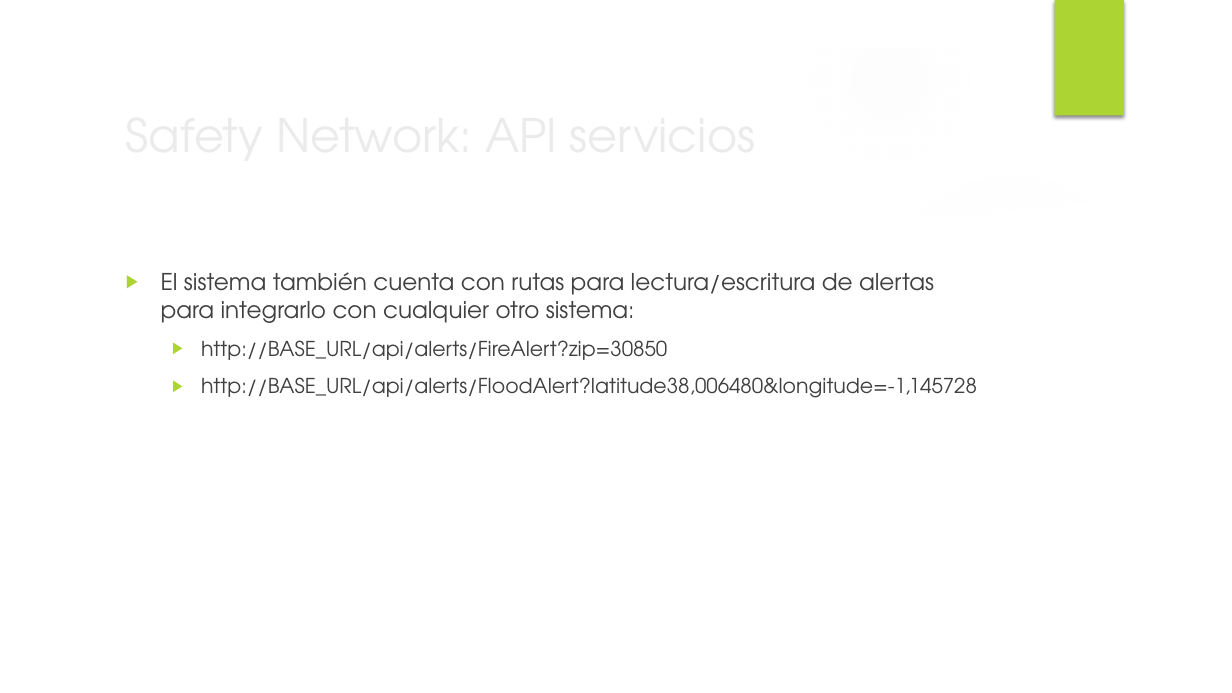
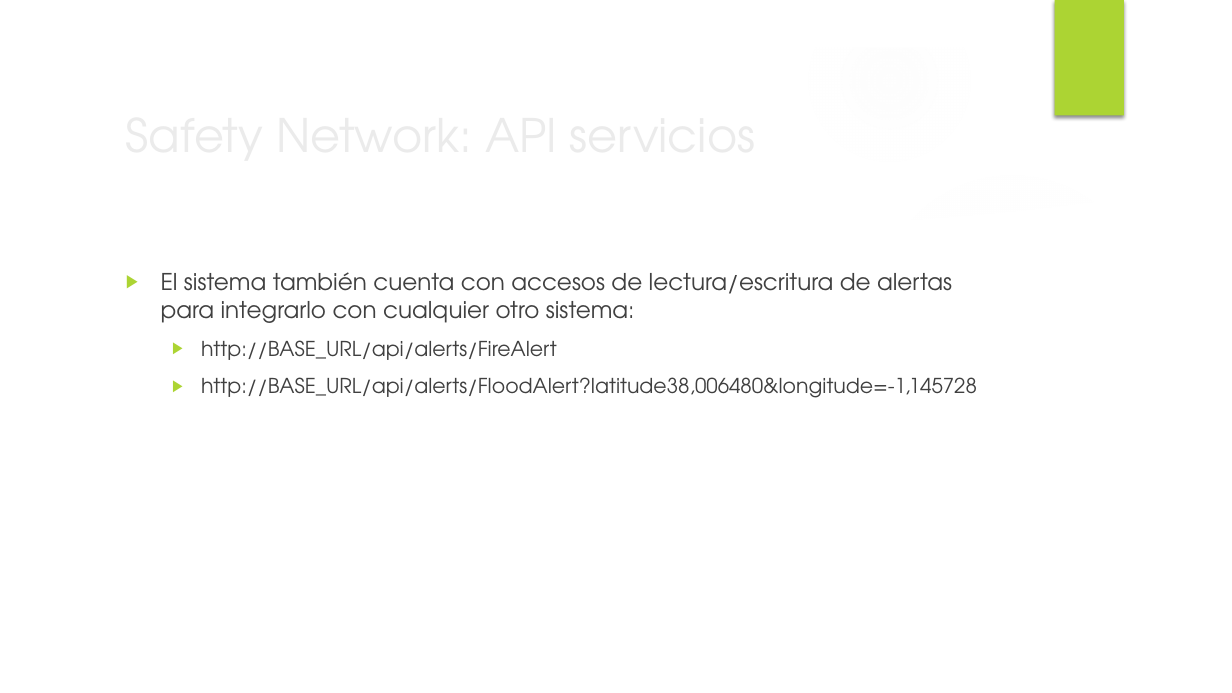
Before and after one commit to javieraviles/spaceappschallenge, a slide deck: slide 9 of Documentation/project_slide.pptx. Drawn at 1232x693 pixels with LibreOffice and Linux fonts; fonts in the diff are those of the drawing; background and template pictures are left out. Boxes give left, top, right and bottom in pixels: in the first picture for what was removed or moved away, otherwise in the second. Text is boxed around its words. In the diff, an @@ line names an element or a change of style, - is before the commit and + after.

```diff
--- a/Documentation/project_slide.pptx
+++ b/Documentation/project_slide.pptx
@@ text at [161,272,952,360]: text changed @@
-▶ El sistema también cuenta con rutas para lectura/escritura de alertas para integrarlo con cualquier otro sistema:
-  ▶ http://BASE_URL/api/alerts/FireAlert?zip=30850
+▶ El sistema también cuenta con accesos de lectura/escritura de alertas para integrarlo con cualquier otro sistema:
+  ▶ http://BASE_URL/api/alerts/FireAlert
```
Also in this commit, not shown: 5 other slides changed.
